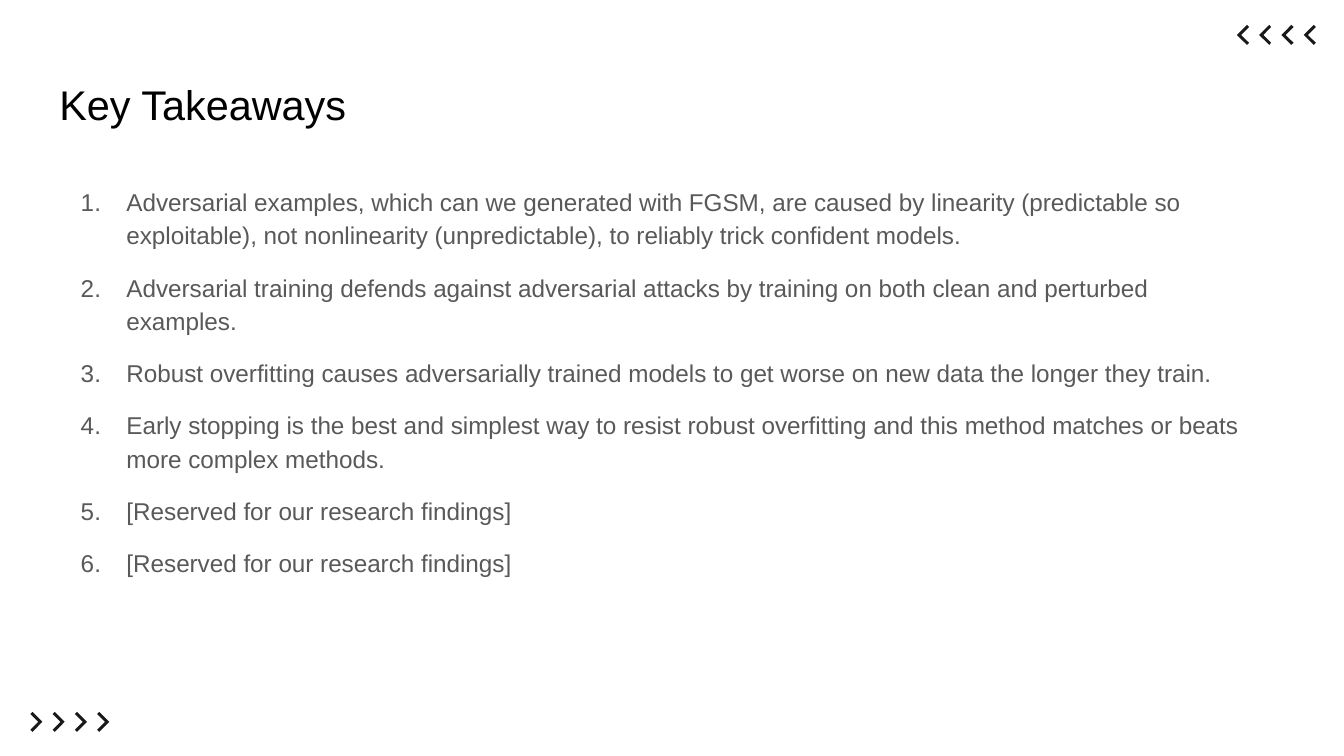
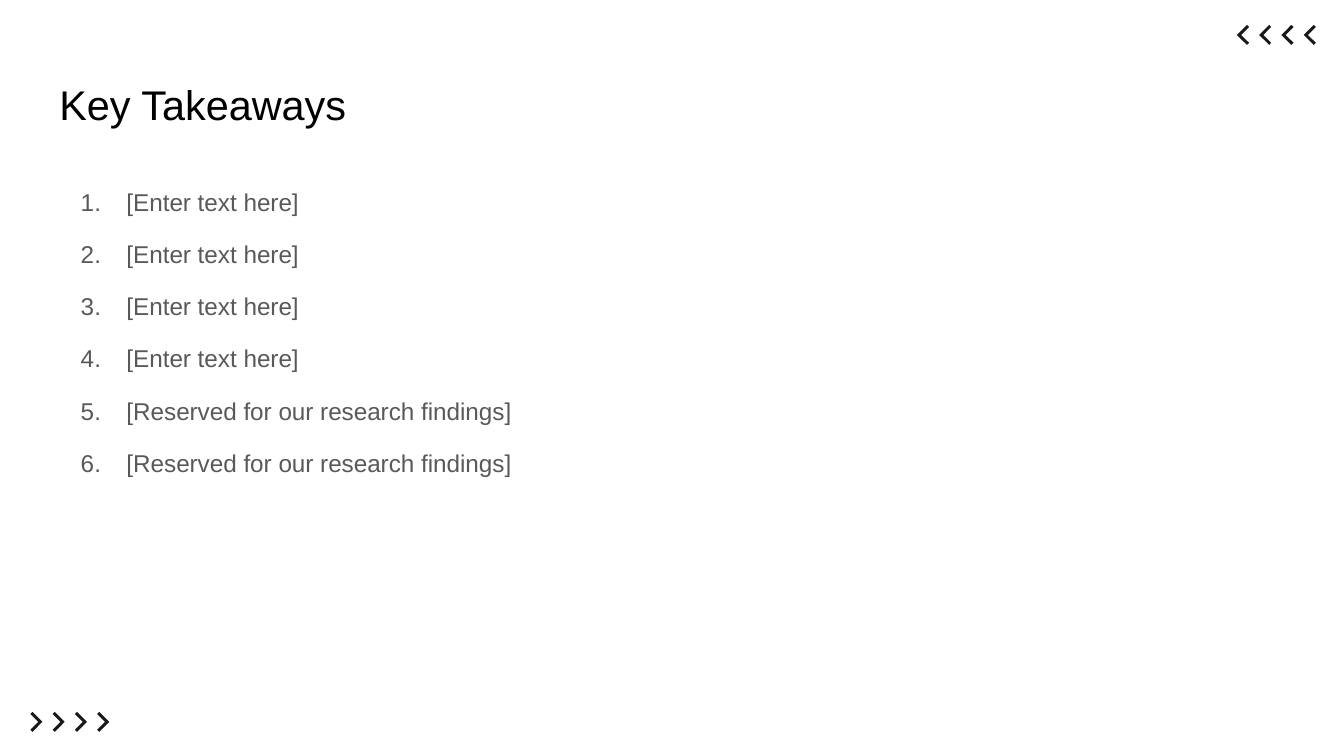
Before and after one commit to ItsKaiwenDu/Robust-Overfitting, a slide deck: slide 17 of report/slides.pptx (slide 15 before the commit). Drawn at 1344x756 pixels with LibreOffice and Linux fonts; fonts in the diff are those of the drawing. Boxes give left, top, right and bottom in pixels: in the first picture for what was removed or moved away, otherwise in the second. Text is boxed around its words. In the diff, an @@ line names an element or a change of style, - is before the commit and + after.

```diff
--- a/report/slides.pptx
+++ b/report/slides.pptx
@@ text at (x1=126, y1=193, x2=299, y2=372): text changed @@
-1. Adversarial examples, which can we generated with FGSM, are caused by linearity (predictable so exploitable), not nonlinearity (unpredictable), to reliably trick confident models.
-2. Adversarial training defends against adversarial attacks by training on both clean and perturbed examples.
-3. Robust overfitting causes adversarially trained models to get worse on new data the longer they train.
-4. Early stopping is the best and simplest way to resist robust overfitting and this method matches or beats more complex methods.
+1. [Enter text here]
+2. [Enter text here]
+3. [Enter text here]
+4. [Enter text here]
```
Also in this commit, not shown: 1 other slide changed, 6 slides added, 3 slides removed.
